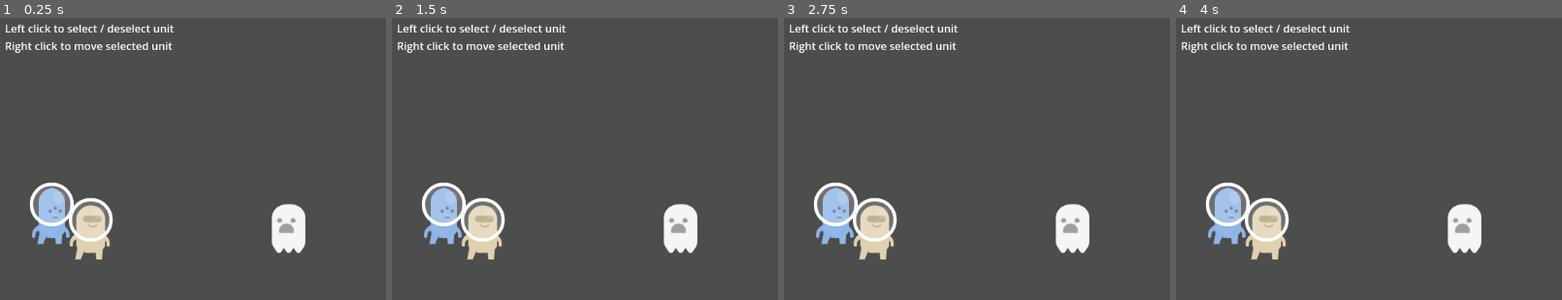
Above: before the commit, frames 1-4 (left to right).
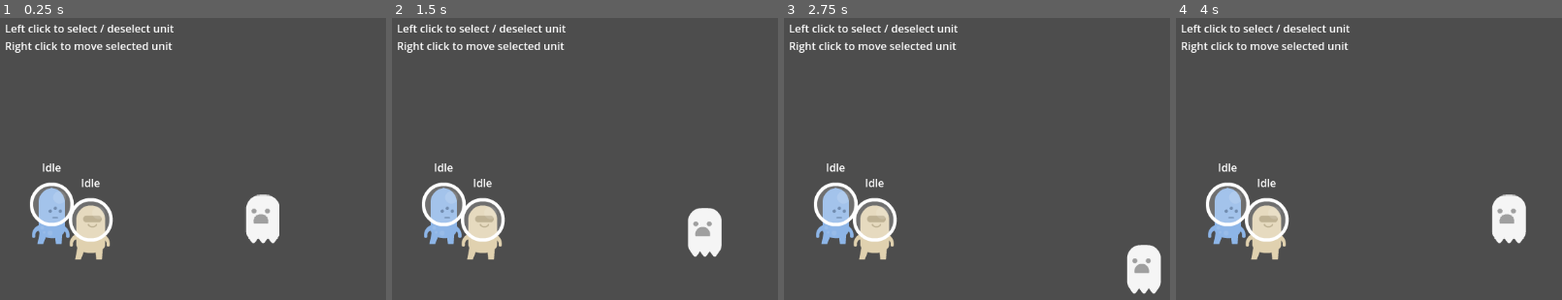
Above: after the commit, the same moments.

Repository: zhang-edward/roguelheart
Game: Godot game, scene res://scenes/Main.tscn
Same seed, same stepped clock (60 frames per second), same inputs: the game is played once before the commit and once after it.
Inputs (mouse positions are in pixels of both pictures, inside the frame that each line leads up to):
- Up to frame 1 (0.25 s): no input
- Up to frame 2 (1.5 s): tap Enter at 0.5, 1.25 s; move the mouse to (650, 201) at 0.52 s; hold Right (ui_right) 0.53-1.28 s; click (650, 201) at 0.67 s; move the mouse to (outside the picture) at 1.27 s; hold Down (ui_down) from 1.28 s (still down); click (outside the picture) at 1.42 s
- Up to frame 3 (2.75 s): tap Enter at 2 s; move the mouse to (949, 125) at 2.02 s; release Down (ui_down) at 2.03 s; hold Right (ui_right) from 2.03 s (still down); click (949, 125) at 2.17 s
- Up to frame 4 (4 s): tap Enter at 2.75, 3.5 s; move the mouse to (outside the picture) at 2.77 s; release Right (ui_right) at 2.78 s; hold Up (ui_up) 2.78-3.53 s; click (outside the picture) at 2.92 s; move the mouse to (1496, 285) at 3.52 s; hold Left (ui_left) from 3.53 s (still down); click (1496, 285) at 3.67 s

The runs differ from the first frame. In frame 1, 2.5% of the frame differs, in the area x 11-80%, y 51-84%; in frame 2, 2.4%; in frame 3, 3.0%, in the area x 11-98%, y 51-98%; in frame 4, 2.9%.

Commit message:
Add finite state machine

Diff:
--- /dev/null
+++ b/prefab/Enemy.tscn
@@ -0,0 +1,20 @@
+[gd_scene load_steps=4 format=3 uid="uid://c8mt2vgagi8cc"]
+
+[ext_resource type="Script" path="res://scripts/Enemy.gd" id="1_4cwpj"]
+[ext_resource type="Texture2D" uid="uid://de15fo6beh8fq" path="res://sprites/ghost.png" id="1_6c54o"]
+
+[sub_resource type="CircleShape2D" id="CircleShape2D_my7uh"]
+radius = 40.0
+
+[node name="Enemy" type="Node2D"]
+position = Vector2(2.08165e-12, 2.08165e-12)
+script = ExtResource("1_4cwpj")
+
+[node name="Sprite2D" type="Sprite2D" parent="."]
+texture = ExtResource("1_6c54o")
+
+[node name="MousePickableArea" type="Area2D" parent="."]
+monitorable = false
+
+[node name="CollisionShape2D" type="CollisionShape2D" parent="MousePickableArea"]
+shape = SubResource("CircleShape2D_my7uh")
--- a/prefab/Player.tscn
+++ b/prefab/Player.tscn
@@ -1,12 +1,17 @@
-[gd_scene load_steps=4 format=3 uid="uid://uqjyppi50npj"]
+[gd_scene load_steps=9 format=3 uid="uid://uqjyppi50npj"]
 
 [ext_resource type="Script" path="res://scripts/Player.gd" id="1_73ntl"]
 [ext_resource type="Texture2D" uid="uid://chprwaf3to7mh" path="res://sprites/alienBeige_stand.png" id="2_um71p"]
+[ext_resource type="Script" path="res://scripts/fsm/StateMachine.gd" id="3_ntdkd"]
+[ext_resource type="Script" path="res://scripts/fsm/IdleState.gd" id="4_lpjgd"]
+[ext_resource type="Script" path="res://scripts/fsm/MoveState.gd" id="5_j58pb"]
+[ext_resource type="Script" path="res://scripts/DebugStateText.gd" id="6_0riig"]
+[ext_resource type="Script" path="res://scripts/fsm/AttackState.gd" id="6_ackvl"]
 
 [sub_resource type="CircleShape2D" id="CircleShape2D_ywr4e"]
 radius = 40.0
 
-[node name="Player2" type="Node2D"]
+[node name="Player" type="Node2D"]
 position = Vector2(-56, -13)
 script = ExtResource("1_73ntl")
 
@@ -18,3 +23,36 @@
 
 [node name="CollisionShape2D" type="CollisionShape2D" parent="MousePickableArea"]
 shape = SubResource("CircleShape2D_ywr4e")
+
+[node name="StateMachine" type="Node" parent="."]
+script = ExtResource("3_ntdkd")
+initial_state = NodePath("Idle")
+
+[node name="Idle" type="Node" parent="StateMachine"]
+script = ExtResource("4_lpjgd")
+
+[node name="Move" type="Node" parent="StateMachine"]
+script = ExtResource("5_j58pb")
+
+[node name="Attack" type="Node" parent="StateMachine"]
+script = ExtResource("6_ackvl")
+
+[node name="DebugStateText" type="RichTextLabel" parent="."]
+anchors_preset = 7
+anchor_left = 0.5
+anchor_top = 1.0
+anchor_right = 0.5
+anchor_bottom = 1.0
+offset_left = -100.0
+offset_top = -80.0
+offset_right = 100.0
+offset_bottom = -40.0
+grow_horizontal = 2
+grow_vertical = 0
+pivot_offset = Vector2(101, 17)
+size_flags_horizontal = 4
+size_flags_vertical = 4
+bbcode_enabled = true
+text = "[center]debug_state[/center]"
+script = ExtResource("6_0riig")
+metadata/_edit_use_anchors_ = true
--- a/scenes/Main.tscn
+++ b/scenes/Main.tscn
@@ -3,7 +3,7 @@
 [ext_resource type="Script" path="res://scripts/PlayerPartyManager.gd" id="1_m5kpx"]
 [ext_resource type="PackedScene" uid="uid://uqjyppi50npj" path="res://prefab/Player.tscn" id="1_uys3c"]
 [ext_resource type="Texture2D" uid="uid://bd5i10cmpwubf" path="res://sprites/alienBlue_stand.png" id="2_kygx2"]
-[ext_resource type="Texture2D" uid="uid://de15fo6beh8fq" path="res://sprites/ghost.png" id="4_o3pmr"]
+[ext_resource type="PackedScene" uid="uid://c8mt2vgagi8cc" path="res://prefab/Enemy.tscn" id="4_i4ot6"]
 
 [node name="Main" type="Node2D"]
 
@@ -45,10 +45,7 @@
 [node name="Player" parent="." instance=ExtResource("1_uys3c")]
 position = Vector2(2, 10)
 
-[node name="Enemy" type="Node2D" parent="."]
-position = Vector2(296, 10)
-
-[node name="Sprite2D" type="Sprite2D" parent="Enemy"]
-texture = ExtResource("4_o3pmr")
+[node name="Enemy" parent="." instance=ExtResource("4_i4ot6")]
+position = Vector2(257, -4)
 
 [editable path="Player2"]
--- /dev/null
+++ b/scripts/DebugStateText.gd
@@ -0,0 +1,11 @@
+extends RichTextLabel
+
+@onready var state_machine: StateMachine = get_parent().get_node("StateMachine")
+
+# Called when the node enters the scene tree for the first time.
+func _ready():
+	text = "[center]" + state_machine.state.name + "[/center]"
+	state_machine.transitioned.connect(on_transitioned)
+
+func on_transitioned(state_name: String):
+	text = "[center]" + state_name + "[/center]"
--- /dev/null
+++ b/scripts/Enemy.gd
@@ -0,0 +1,17 @@
+class_name Enemy
+extends Node2D
+
+# Called when the node enters the scene tree for the first time.
+func _ready():
+	pass # Replace with function body.
+
+# Called every frame. 'delta' is the elapsed time since the previous frame.
+func _process(delta):
+	if Input.is_action_pressed("ui_right"):
+		translate(Vector2(1, 0) * delta * 100)
+	if Input.is_action_pressed("ui_left"):
+		translate(Vector2( - 1, 0) * delta * 100)
+	if Input.is_action_pressed("ui_up"):
+		translate(Vector2(0, -1) * delta * 100)
+	if Input.is_action_pressed("ui_down"):
+		translate(Vector2(0, 1) * delta * 100)
--- a/scripts/Player.gd
+++ b/scripts/Player.gd
@@ -7,26 +7,21 @@
 
 @export var speed: float = 100
 
-var area: Area2D
-
-var _move_target = null
-var _sprite: Sprite2D
+@onready var sprite: Sprite2D = get_node("PlayerSprite") as Sprite2D
+@onready var area: Area2D = get_node("MousePickableArea") as Area2D
+@onready var _state_machine: StateMachine = get_node("StateMachine")
 
 # Called when the node enters the scene tree for the first time.
 func _ready():
-	_sprite = get_node("PlayerSprite") as Sprite2D
-	area = get_node("MousePickableArea") as Area2D
 	var player_party_manager: PlayerPartyManager = get_node("/root/Main/PlayerPartyManager") as PlayerPartyManager
 	player_party_manager.add_player(self)
+
+# Called every frame. 'delta' is the elapsed time since the previous frame.
+func _process(_delta):
 	pass
 
-# Called every frame. 'delta' is the elapsed time since the previous frame.
-func _process(delta):
-	if _move_target != null:
-		translate((_move_target - position).normalized() * delta * speed)
-		# Stop moving if we're close enough to the target
-		if (position - _move_target).length() < 1:
-			_move_target = null
+func set_attack_target(target: Node2D):
+	_state_machine.transition_to("Attack", {"target": target})
 
-func set_move_target(target):
-	_move_target = target
+func set_move_target(target: Vector2):
+	_state_machine.transition_to("Move", {"target": target})
--- a/scripts/PlayerPartyManager.gd
+++ b/scripts/PlayerPartyManager.gd
@@ -20,24 +20,34 @@
 func _process(_delta):
 	for player in players:
 		if player != selected_player:
-			player.modulate = Color(1, 1, 1, 1)
+			player.sprite.modulate = Color(1, 1, 1, 1)
 		else:
-			player.modulate = Color(1, 0, 0, 1)
+			player.sprite.modulate = Color(1, 0, 0, 1)
 
 func _unhandled_input(event):
 	if event is InputEventMouseButton:
 		if event.button_index == MOUSE_BUTTON_LEFT and event.pressed:
-			# Physics point query to see if we clicked on a player
-			var space_state = get_world_2d().direct_space_state
-			var query = PhysicsPointQueryParameters2D.new()
-			query.collide_with_areas = true
-			query.collide_with_bodies = false
-			query.position = get_global_mouse_position()
-			var result = space_state.intersect_point(query)
-			if result.size() > 0 and result[0]['collider'].get_parent() is Player:
-				selected_player = result[0]['collider'].get_parent()
+			var clicked_entity = physics_query_entity(get_global_mouse_position())
+			if clicked_entity is Player:
+				selected_player = clicked_entity
 			else:
 				selected_player = null
 		if event.button_index == MOUSE_BUTTON_RIGHT and event.pressed:
 			if selected_player != null:
-				selected_player.set_move_target(get_global_mouse_position())
+				var clicked_entity = physics_query_entity(get_global_mouse_position())
+				if clicked_entity is Enemy:
+					selected_player.set_attack_target(clicked_entity)
+				else:
+					selected_player.set_move_target(get_global_mouse_position())
+
+# Use physics point query to see if we clicked on a player
+func physics_query_entity(pos: Vector2) -> Node2D:
+	var space_state = get_world_2d().direct_space_state
+	var query = PhysicsPointQueryParameters2D.new()
+	query.collide_with_areas = true
+	query.collide_with_bodies = false
+	query.position = pos
+	var result = space_state.intersect_point(query)
+	if result.size() == 0:
+		return
+	return result[0]['collider'].get_parent()
--- /dev/null
+++ b/scripts/fsm/AttackState.gd
@@ -0,0 +1,20 @@
+extends State
+
+@export var speed = 100
+
+const ATTACK_TARGET_OFFSET: Vector2 = Vector2( - 50, 0)
+const MIN_ATTACK_DISTANCE: float = 5
+const MAX_ATTACK_DISTANCE: float = 20
+
+var _target = null
+
+func physics_update(delta: float) -> void:
+	if _target != null:
+		var attack_target_pos = _target.position + ATTACK_TARGET_OFFSET
+		if (entity.position - attack_target_pos).length() < MIN_ATTACK_DISTANCE:
+			print("Attacking target")
+		else:
+			entity.translate((_target.position - entity.position).normalized() * delta * speed)
+
+func enter(msg:={}) -> void:
+	_target = msg.target
--- /dev/null
+++ b/scripts/fsm/IdleState.gd
@@ -0,0 +1,16 @@
+extends State
+
+func handle_input(_event: InputEvent) -> void:
+	pass
+
+func update(_delta: float) -> void:
+	pass
+
+func physics_update(_delta: float) -> void:
+	pass
+
+func enter(_msg:={}) -> void:
+	pass
+
+func exit() -> void:
+	pass
--- /dev/null
+++ b/scripts/fsm/MoveState.gd
@@ -0,0 +1,14 @@
+extends State
+
+@export var speed = 100
+
+var _target = null
+
+func physics_update(delta: float) -> void:
+	if _target != null:
+		entity.translate((_target - entity.position).normalized() * delta * speed)
+		if (entity.position - _target).length() < 1:
+			state_machine.transition_to("Idle")
+
+func enter(msg:={}) -> void:
+	_target = msg.target
--- /dev/null
+++ b/scripts/fsm/State.gd
@@ -0,0 +1,34 @@
+# Virtual base class for all states.
+class_name State
+extends Node
+
+# Reference to the state machine, to call its `transition_to()` method directly.
+# That's one unorthodox detail of our state implementation, as it adds a dependency between the
+# state and the state machine objects, but we found it to be most efficient for our needs.
+# The state machine node will set it.
+var state_machine = null
+
+# Reference to the entity node, which should be the parent of the state machine
+@onready var entity = get_parent().get_parent()
+
+# Virtual function. Receives events from the `_unhandled_input()` callback.
+func handle_input(_event: InputEvent) -> void:
+	pass
+
+# Virtual function. Corresponds to the `_process()` callback.
+func update(_delta: float) -> void:
+	pass
+
+# Virtual function. Corresponds to the `_physics_process()` callback.
+func physics_update(_delta: float) -> void:
+	pass
+
+# Virtual function. Called by the state machine upon changing the active state. The `msg` parameter
+# is a dictionary with arbitrary data the state can use to initialize itself.
+func enter(_msg:={}) -> void:
+	pass
+
+# Virtual function. Called by the state machine before changing the active state. Use this function
+# to clean up the state.
+func exit() -> void:
+	pass
--- /dev/null
+++ b/scripts/fsm/StateMachine.gd
@@ -0,0 +1,49 @@
+class_name StateMachine
+extends Node
+
+"""
+Generic state machine. Initializes states and delegates engine callbacks
+(_physics_process, _unhandled_input) to the active state. To use, set up the states
+in the scene tree.
+"""
+
+# Emitted when transitioning to a new state.
+signal transitioned(state_name)
+
+# Path to the initial active state. We export it to be able to pick the initial state in the inspector.
+@export var initial_state := NodePath()
+
+# The current active state. At the start of the game, we get the `initial_state`.
+@onready var state: State = get_node(initial_state)
+
+func _ready() -> void:
+	await owner.ready;
+	# The state machine assigns itself to the State objects' state_machine property.
+	for child in get_children():
+		child.state_machine = self
+	state.enter()
+
+# The state machine subscribes to node callbacks and delegates them to the state objects.
+func _unhandled_input(event: InputEvent) -> void:
+	state.handle_input(event)
+
+func _process(delta: float) -> void:
+	state.update(delta)
+
+func _physics_process(delta: float) -> void:
+	state.physics_update(delta)
+
+# This function calls the current state's exit() function, then changes the active state,
+# and calls its enter function.
+# It optionally takes a `msg` dictionary to pass to the next state's enter() function.
+func transition_to(target_state_name: String, msg: Dictionary={}) -> void:
+	# Safety check, you could use an assert() here to report an error if the state name is incorrect.
+	# We don't use an assert here to help with code reuse. If you reuse a state in different state machines
+	# but you don't want them all, they won't be able to transition to states that aren't in the scene tree.
+	if not has_node(target_state_name):
+		return
+
+	state.exit()
+	state = get_node(target_state_name)
+	state.enter(msg)
+	transitioned.emit(state.name)
